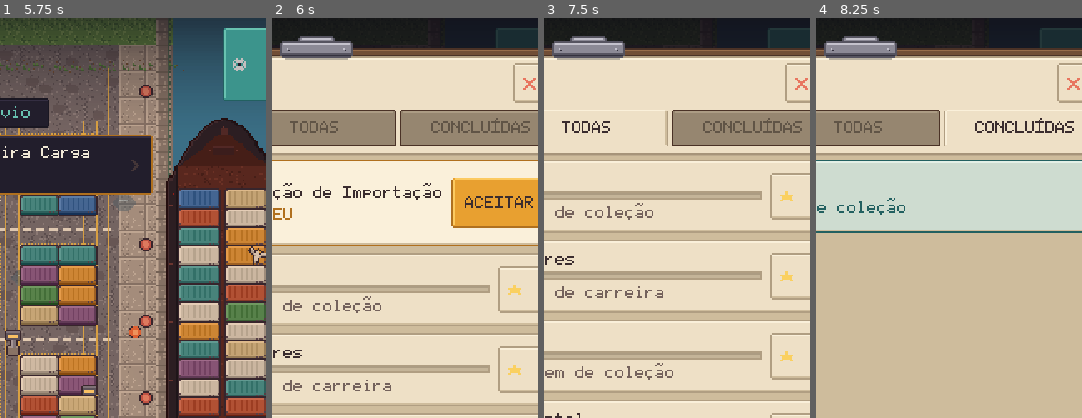
Above: before the commit, frames 1-4 (left to right).
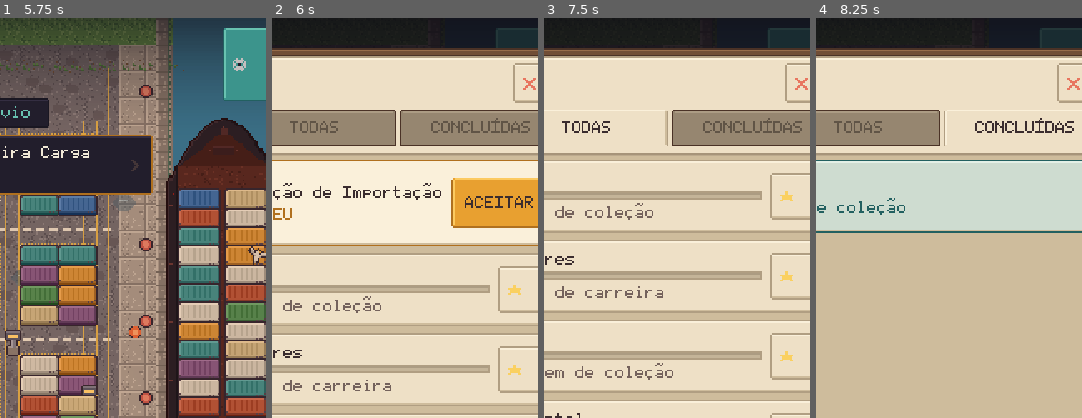
Above: after the commit, the same moments.

Repository: chicogborba/HarborClick
Game: Godot game, scene res://scenes/Main.tscn
Same seed, same stepped clock (60 frames per second), same inputs: the game is played once before the commit and once after it.
Inputs (mouse positions are % of the whole screen's width and height, from its top left):
- Up to frame 1 (5.75 s): click "LOJA" at 0.5 s; tap Enter at 1.25 s; move the mouse to (72, 45) at 1.27 s; hold D (pan_right) 1.28-2 s; click (72, 45) at 1.42 s; drag from (30, 55) to (45, 70) at 2.02 s; move the mouse to (60, 28) at 2.77 s; hold D (pan_right) 2.78-3.5 s; drag from (45, 70) to (20, 35) at 3.52 s; move the mouse to (80, 65) at 4.27 s; hold A (pan_left) 4.28-5 s; drag from (20, 35) to (35, 25) at 5.02 s
- Up to frame 2 (6 s): click (37, 18) at 5.77 s
- Up to frame 3 (7.5 s): click "PRÓXIMAS" at 6.5 s; click "TODAS" at 7.25 s
- Up to frame 4 (8.25 s): click "CONCLUÍDAS" at 8 s
The pictures show only the part of the screen within x 43-92%, y 0-50%; the shares and areas given below are measured in that part.

Frame 1 is identical in both runs. In frame 2, 1.4% of the frame differs, in the area x 3-31%, y 4-11%; in frame 3, 1.4%; in frame 4, 1.4%.

Commit message:
fix: stop the board clip landing on the readout, widen the desktop drawer
A near-full-height overlay put its steel clip in the top strip of the
screen, straight over the TEU tally. It now stands down unless there is
real air above the board.

The desktop drawer's upper bound was 300px, which still truncated the
longer machine names on a wide screen; the compact card also gives a
little more of its art socket and price column back to the name.

The capture harness reports a spilling panel's minimum size in the
failure, since a container being unable to lay out smaller than its own
content is almost always the cause.

Co-Authored-By: Claude Opus 5 <noreply@anthropic.com>

Diff:
--- a/scripts/ui/shop.gd
+++ b/scripts/ui/shop.gd
@@ -19,7 +19,11 @@
 	["land", "TERRENO", "TERRA", UiTheme.Icon.LAND],
 ]
 const BUY_MODES: Array[StringName] = [&"x1", &"x10", &"x25", &"max"]
-const DESKTOP_WIDTH := Vector2(240.0, 300.0)
+## Min/max width of the desktop drawer. The world keeps
+## `ResponsiveShell.WORLD_DESKTOP_FRACTION` regardless, so the upper bound only
+## decides how much of the leftover rail the manifest is allowed to use — at
+## 300px the longer machine names were still being truncated on a 1080p screen.
+const DESKTOP_WIDTH := Vector2(240.0, 360.0)
 
 ## Which yard sprite stands for each purchase. Upgrades borrow the sprite of
 ## the machine they improve, so an upgrade never looks like a generic box.
--- a/scripts/ui/shop_card.gd
+++ b/scripts/ui/shop_card.gd
@@ -16,9 +16,9 @@
 const DRAG_CANCEL_DISTANCE := 10.0
 const EMULATED_INPUT_DEDUPE_MSEC := 120
 const ART_SIZE := Vector2(54, 38)
-const ART_SIZE_COMPACT := Vector2(40, 34)
+const ART_SIZE_COMPACT := Vector2(38, 32)
 const PRICE_WIDTH := 74.0
-const PRICE_WIDTH_COMPACT := 62.0
+const PRICE_WIDTH_COMPACT := 58.0
 
 var id: String = ""
 var kind: String = "structure"
--- a/scripts/ui/ui_theme.gd
+++ b/scripts/ui/ui_theme.gd
@@ -206,7 +206,9 @@
 	## is tall enough to reach the top of the safe area — a clip drawn over the
 	## status bar or the TEU readout is worse than no clip.
 	var top := board.position.y - 7.0
-	clip.visible = board.visible and top >= safe.position.y + 4.0
+	# It needs real air above it. A clip drawn into the top strip of the screen
+	# lands on the status bar or the TEU readout, which is worse than no clip.
+	clip.visible = board.visible and top >= safe.position.y + 22.0
 	clip.position = Vector2(
 		board.position.x + (board.size.x - CLIP_SIZE.x) * 0.5, top)
 
--- a/tools/capture/capture.gd
+++ b/tools/capture/capture.gd
@@ -130,8 +130,10 @@
 	var rect := panel.get_global_rect()
 	if rect.position.x < view.position.x - 0.5 or rect.position.y < view.position.y - 0.5 \
 			or rect.end.x > view.end.x + 0.5 or rect.end.y > view.end.y + 0.5:
-		_failures.append("%s at %dx%d spills outside the viewport (%s vs %s)"
-			% [what, size.x, size.y, rect, view])
+		# The minimum size is reported because that is almost always the cause:
+		# a container can never be laid out smaller than its own content.
+		_failures.append("%s at %dx%d spills outside the viewport (%s vs %s, min %s)"
+			% [what, size.x, size.y, rect, view, panel.get_combined_minimum_size()])
 
 
 func _shot(shot_name: String) -> void:
